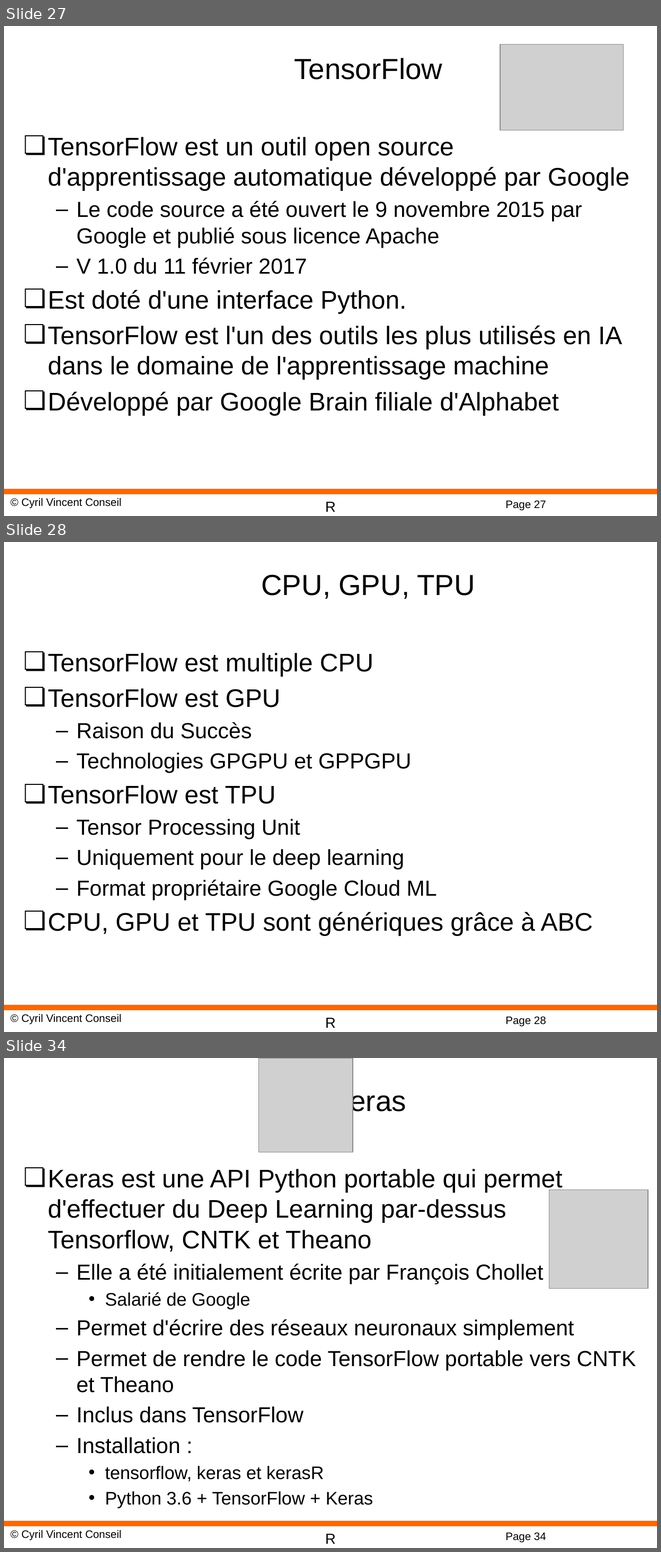
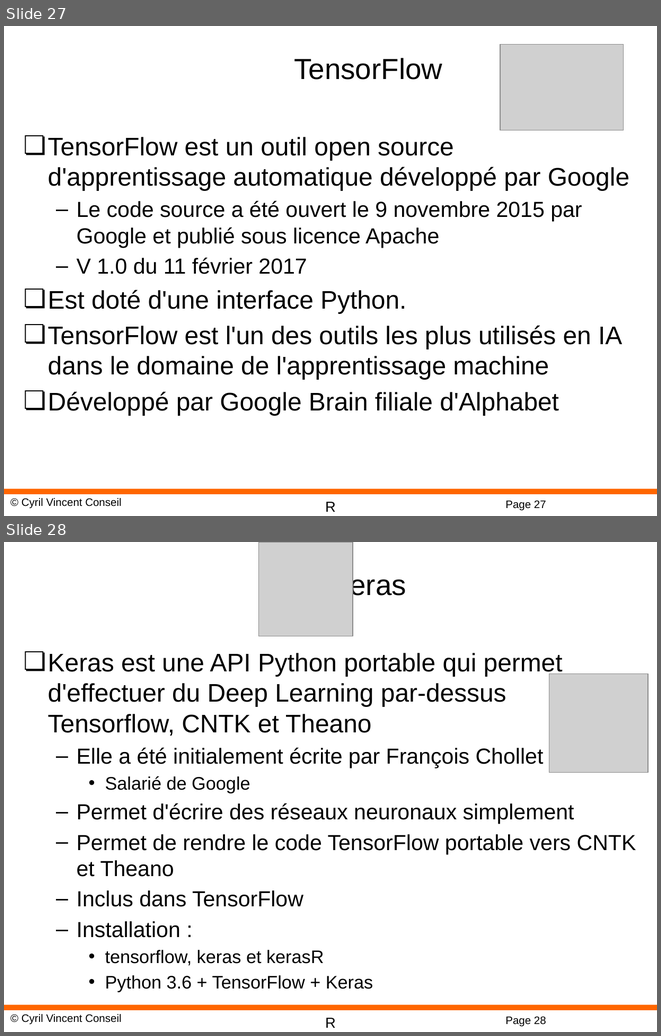
Before and after one commit to cyrilvincent/R, a slide deck: ppt/R-15-DeepLearning.pptx. Shown one above the other, each under a label of ours: slides 27, 28 and 34 before the commit, slides 27 and 28 after it; the slides between them are not shown. The pictures are 661x1552 and 661x1036 pixels, drawn with LibreOffice and Linux fonts; fonts in the diff are those of the drawing; grey boxes stand for pictures; background and template pictures are left out. Boxes give left, top, right and bottom in pixels: in the first picture for what was removed or moved away, otherwise in the second. Text is boxed around its words. In the diff, an @@ line names an element or a change of style, - is before the commit and + after.

```diff
--- a/ppt/R-15-DeepLearning.pptx
+++ b/ppt/R-15-DeepLearning.pptx
@@ slide 28 removed at [4, 542, 657, 1032], background #FFFFFF; not listed: 4 template elements that a slide beside it also shows @@
@@ title removed at [261, 574, 475, 599] @@
-CPU, GPU, TPU
@@ text removed at [48, 653, 593, 935] @@
-❏ TensorFlow est multiple CPU
-❏ TensorFlow est GPU
-  – Raison du Succès
-  – Technologies GPGPU et GPPGPU
-❏ TensorFlow est TPU
-  – Tensor Processing Unit
-  – Uniquement pour le deep learning
-  – Format propriétaire Google Cloud ML
-❏ CPU, GPU et TPU sont génériques grâce à ABC
@@ what was slide 34 is now slide 28 @@
@@ page number at [505, 1016, 546, 1026]: text changed @@
-Page 34
+Page 28
```
Also in this commit, not shown: 1 slide changed, 6 other slides removed, 8 other files.
